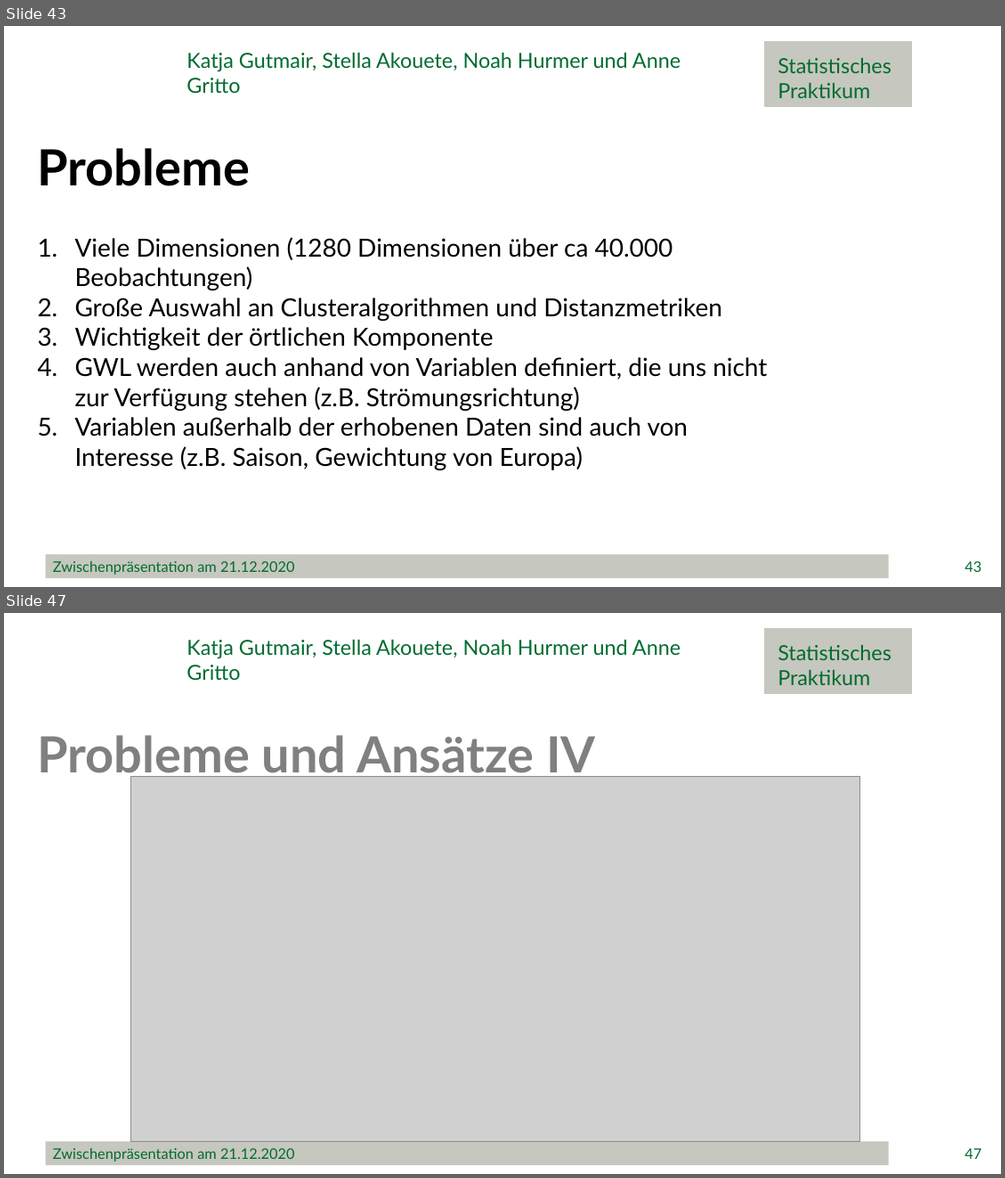
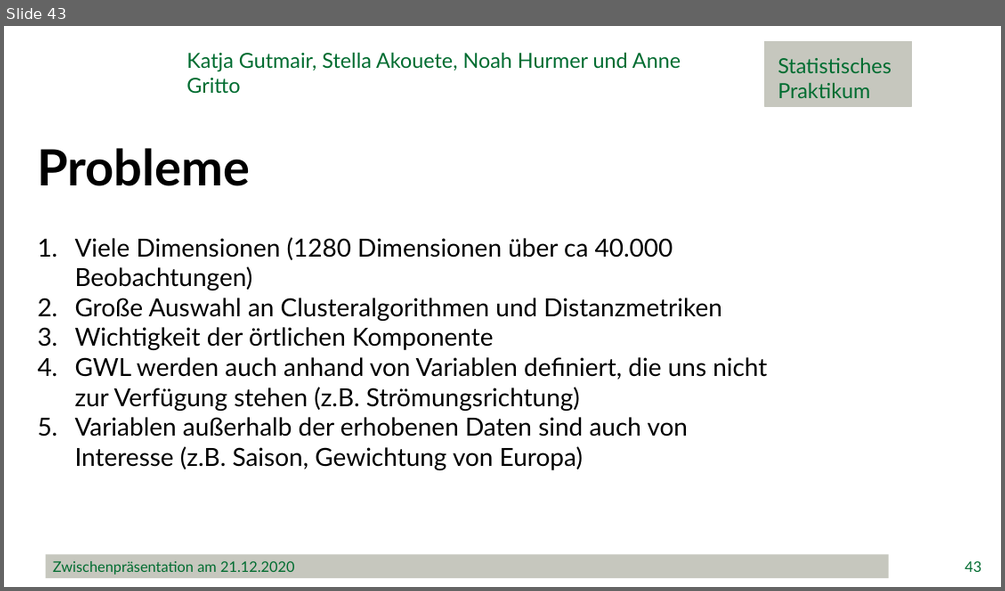
Before and after one commit to minimops/weatherFrog, a slide deck: ppt/Zwischenpraesentation_final.pptx. Shown one above the other, each under a label of ours: slides 43 and 47 before the commit, slide 43 after it; the slides between them are not shown. The pictures are 1005x1178 and 1005x591 pixels, drawn with LibreOffice and Linux fonts; fonts in the diff are those of the drawing; grey boxes stand for pictures; background and template pictures are left out. Boxes give left, top, right and bottom in pixels: in the first picture for what was removed or moved away, otherwise in the second. Text is boxed around its words. In the diff, an @@ line names an element or a change of style, - is before the commit and + after.

```diff
--- a/ppt/Zwischenpraesentation_final.pptx
+++ b/ppt/Zwischenpraesentation_final.pptx
@@ slide 47 removed at (4, 613, 1001, 1174), background #FFFFFF @@
@@ text removed at (186, 639, 680, 681) @@
-Katja Gutmair, Stella Akouete, Noah Hurmer und Anne Gritto
@@ rectangle removed at (764, 629, 912, 694) @@
@@ text removed at (777, 645, 891, 685) @@
-Statistisches
-Praktikum
@@ text removed at (38, 735, 595, 782) @@
-Probleme und Ansätze IV
@@ picture removed at (131, 776, 861, 1141) @@
@@ rectangle removed at (46, 1141, 889, 1165) @@
-Zwischenpräsentation am 21.12.2020
@@ page number removed at (964, 1148, 981, 1159) @@
-47
```
Also in this commit, not shown: 3 slides changed, 4 other slides removed, 1 other file.
